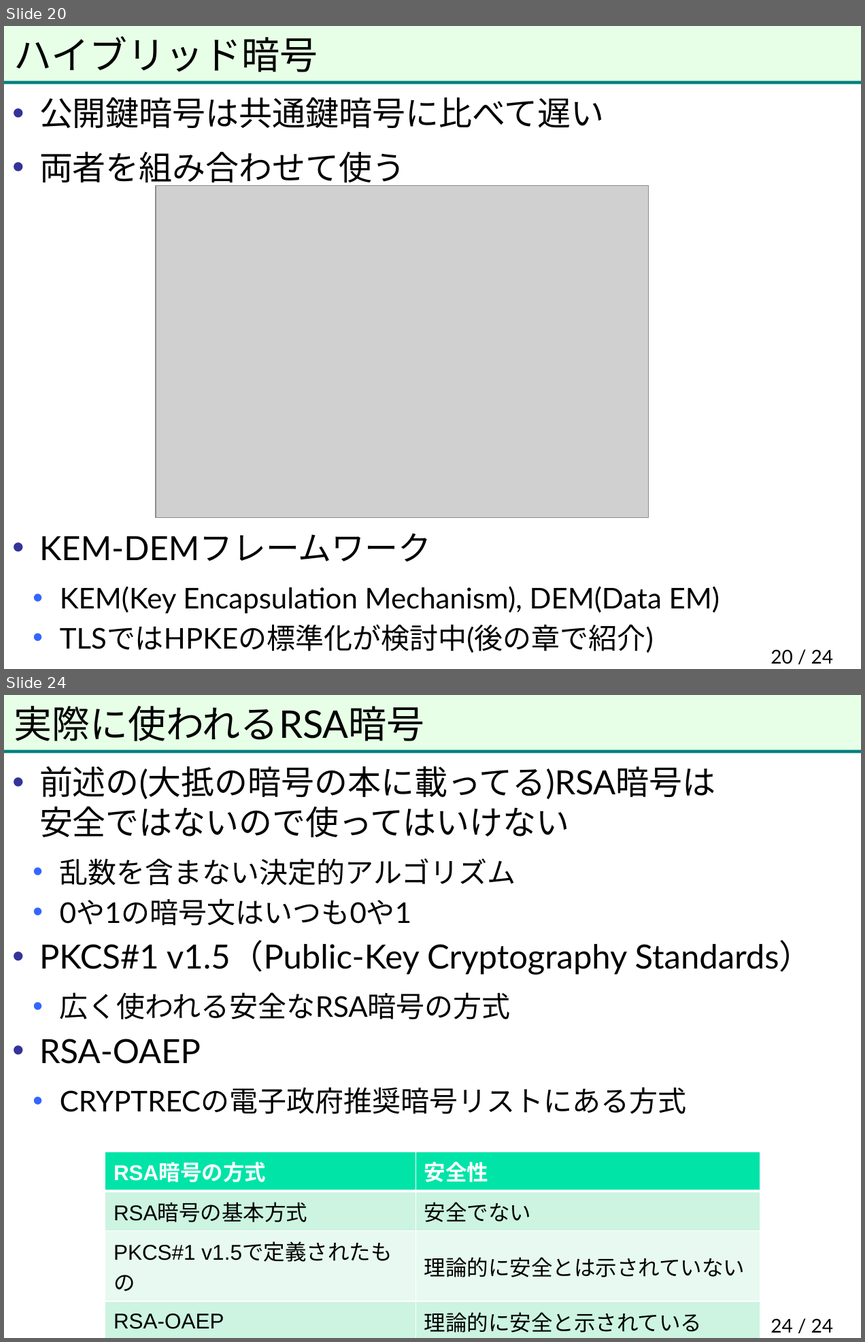
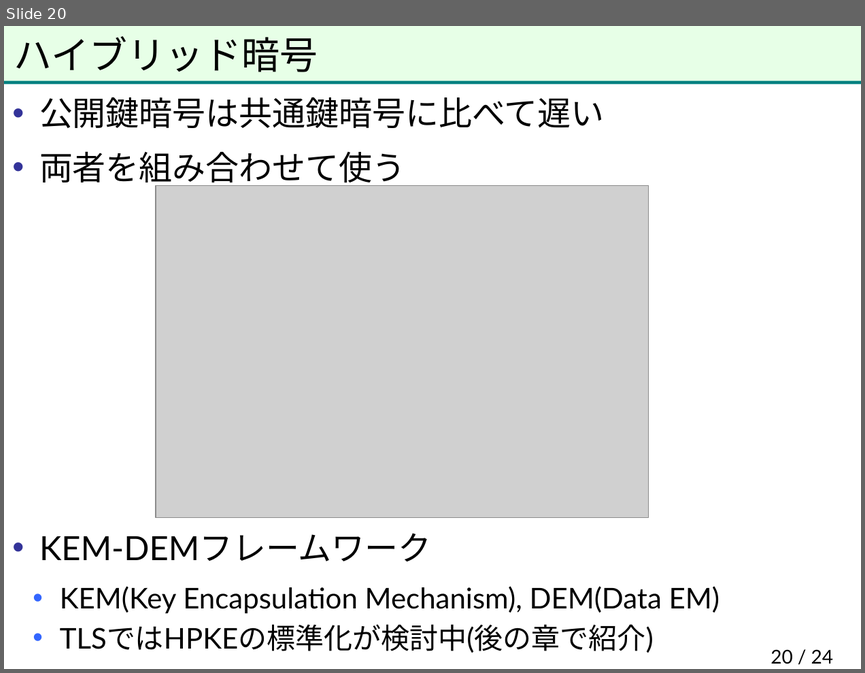
Before and after one commit to herumi/anninbon, a slide deck: lec/anninbon5.pptx. Shown one above the other, each under a label of ours: slides 20 and 24 before the commit, slide 20 after it; the slides between them are not shown. The pictures are 865x1342 and 865x673 pixels, drawn with LibreOffice and Linux fonts; fonts in the diff are those of the drawing; grey boxes stand for pictures; background and template pictures are left out. Boxes give left, top, right and bottom in pixels: in the first picture for what was removed or moved away, otherwise in the second. Text is boxed around its words. In the diff, an @@ line names an element or a change of style, - is before the commit and + after.

```diff
--- a/lec/anninbon5.pptx
+++ b/lec/anninbon5.pptx
@@ slide 24 removed at box(4, 695, 861, 1338), background #FFFFFF; not listed: 2 template elements that a slide beside it also shows @@
@@ title removed at box(14, 706, 425, 741) @@
-実際に使われるRSA暗号
@@ text removed at box(39, 766, 813, 1114) @@
-• 前述の(大抵の暗号の本に載ってる)RSA暗号は
-  安全ではないので使ってはいけない
-  • 乱数を含まない決定的アルゴリズム
-  • 0や1の暗号文はいつも0や1
-• PKCS#1 v1.5（Public-Key Cryptography Standards）
-  • 広く使われる安全なRSA暗号の方式
-• RSA-OAEP
-  • CRYPTRECの電子政府推奨暗号リストにある方式
@@ table removed at box(105, 1151, 761, 1335), 4 rows, 2 columns @@
-RSA暗号の方式 | 安全性
-RSA暗号の基本方式 | 安全でない
-PKCS#1 v1.5で定義されたもの | 理論的に安全とは示されていない
-RSA-OAEP | 理論的に安全と示されている
@@ page number removed at box(770, 1318, 833, 1332) @@
-24 / 24
```
Also in this commit, not shown: 1 slide changed, 4 other slides removed, 1 other file.
